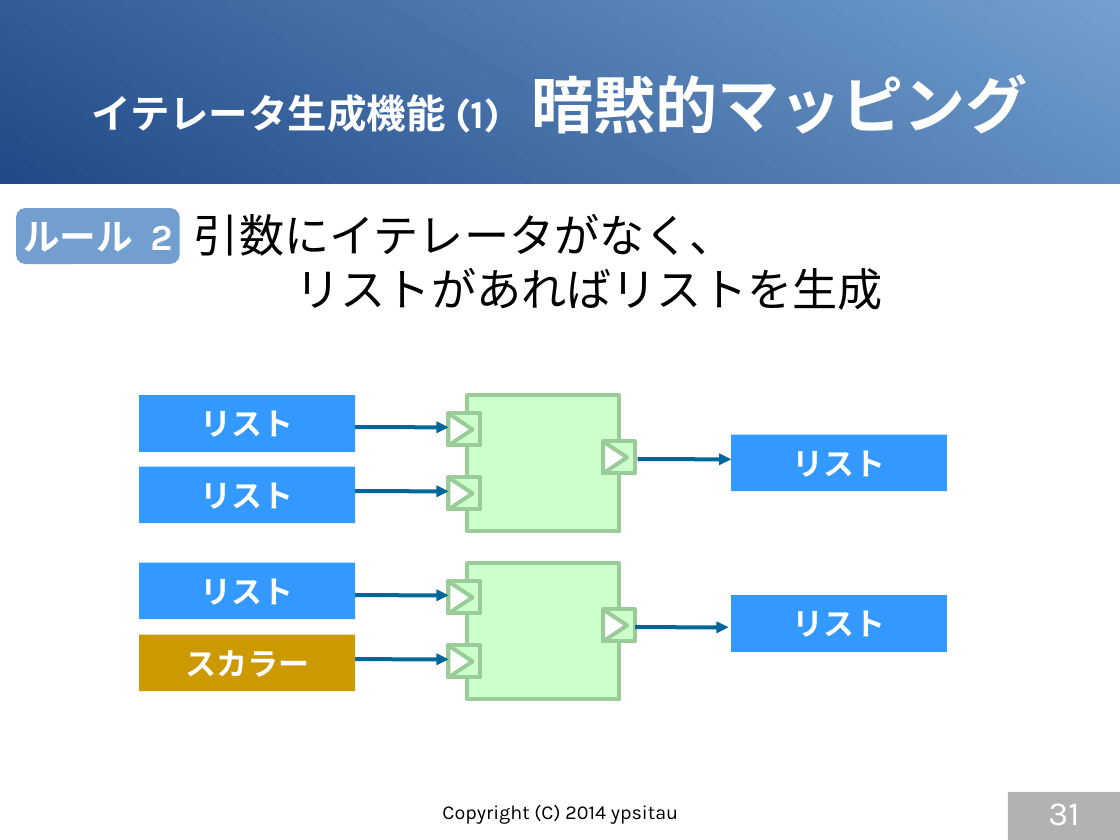
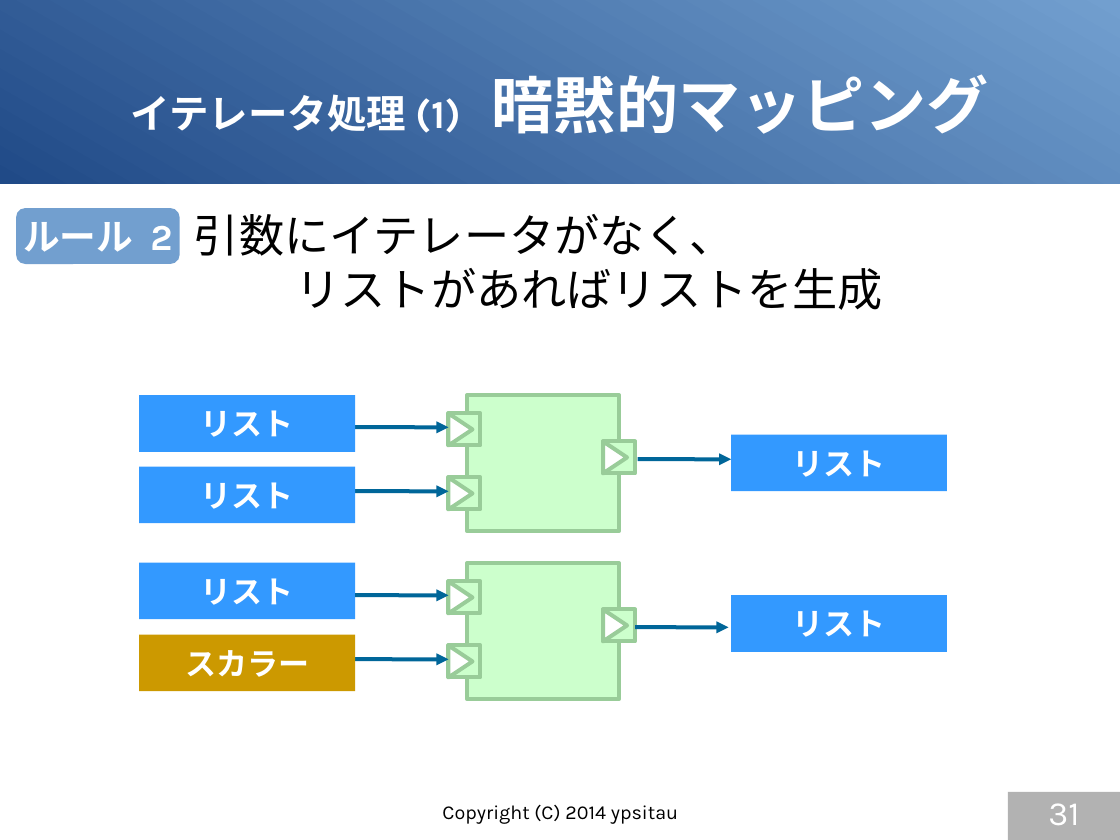
Before and after one commit to gura-lang/gura-doc, a slide deck: slide 31 of presentation/gura-introduction.odp. Drawn at 1120x840 pixels with LibreOffice and Linux fonts; fonts in the diff are those of the drawing. Boxes give left, top, right and bottom in pixels: in the first picture for what was removed or moved away, otherwise in the second. Text is boxed around its words. In the diff, an @@ line names an element or a change of style, - is before the commit and + after.

```diff
--- a/presentation/gura-introduction.odp
+++ b/presentation/gura-introduction.odp
@@ title at box(131, 74, 989, 134): text changed @@
-イテレータ生成機能(1) 暗黙的マッピング
+イテレータ処理(1) 暗黙的マッピング
```
Also in this commit, not shown: 19 other slides changed.
